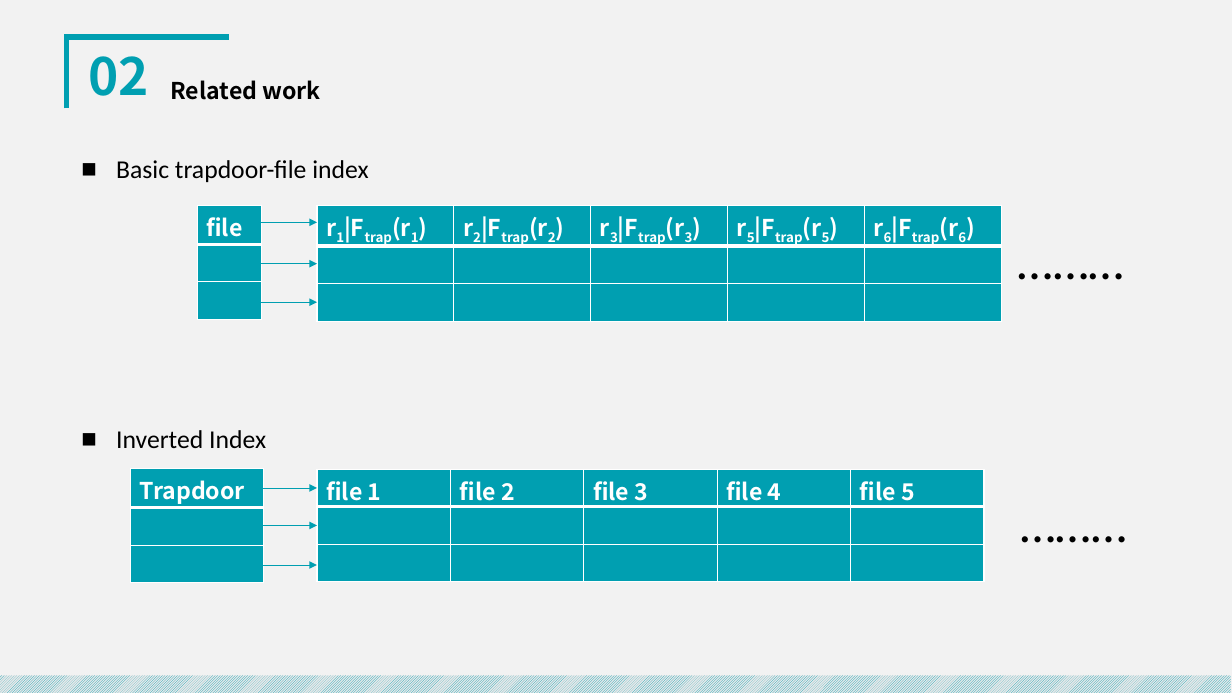
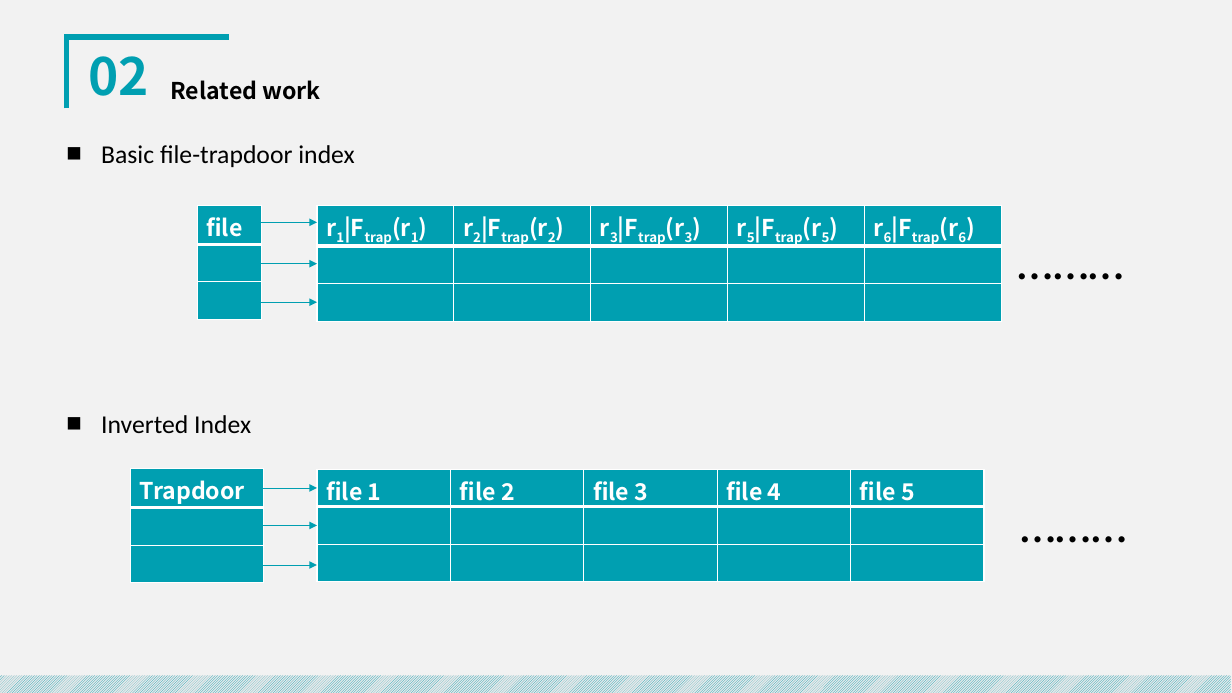
Before and after one commit to royalvald/MediumTest, a slide deck: slide 13 of 开题/中期答辩.pptx. Drawn at 1232x693 pixels with LibreOffice and Linux fonts; fonts in the diff are those of the drawing. Boxes give left, top, right and bottom in pixels: in the first picture for what was removed or moved away, otherwise in the second. Text is boxed around its words. In the diff, an @@ line names an element or a change of style, - is before the commit and + after.

```diff
--- a/开题/中期答辩.pptx
+++ b/开题/中期答辩.pptx
@@ text "Basic file-trapdoor index": place and size @@
-text "Basic file-trapdoor index" at [116, 160, 368, 448]
+text "Basic file-trapdoor index" at [101, 145, 354, 433]
@@ text at [101, 145, 354, 167]: text changed @@
-■ Basic trapdoor-file index
+■ Basic file-trapdoor index
```
Also in this commit, not shown: 12 other slides changed, 13 slides added, 17 slides removed, 2 other files.
